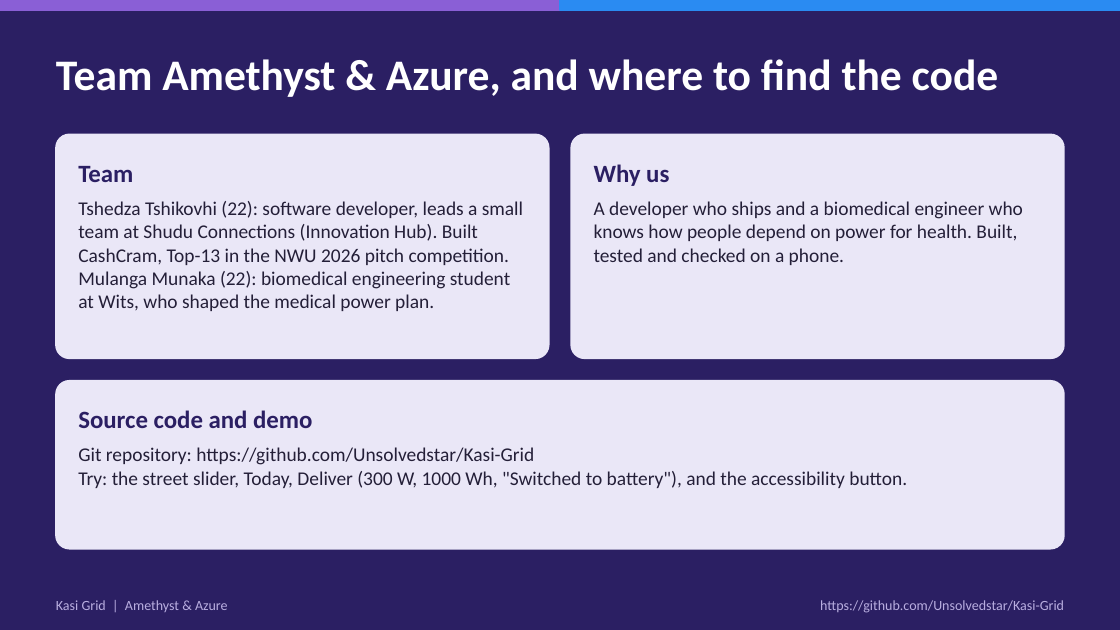
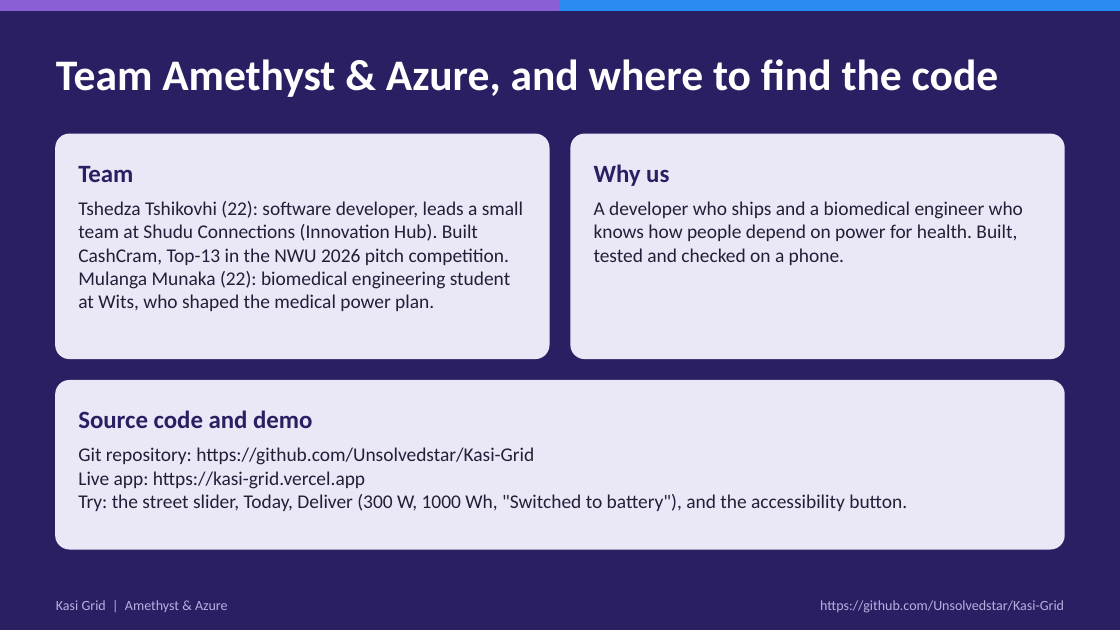
Before and after one commit to Unsolvedstar/Kasi-Grid, a slide deck: slide 17 of submission/Kasi-Grid-deck.pptx. Drawn at 1120x630 pixels with LibreOffice and Linux fonts; fonts in the diff are those of the drawing. Boxes give left, top, right and bottom in pixels: in the first picture for what was removed or moved away, otherwise in the second. Text is boxed around its words. In the diff, an @@ line names an element or a change of style, - is before the commit and + after.

```diff
--- a/submission/Kasi-Grid-deck.pptx
+++ b/submission/Kasi-Grid-deck.pptx
@@ text at bbox=[78, 471, 365, 489]: paragraph added @@
+Live app: https://kasi-grid.vercel.app
```
Also in this commit, not shown: 10 other files.
